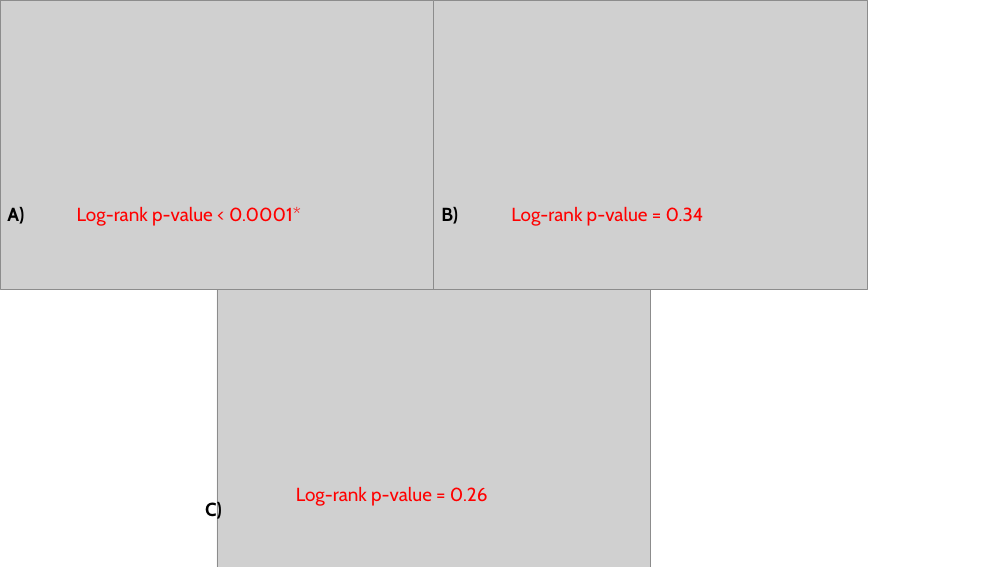
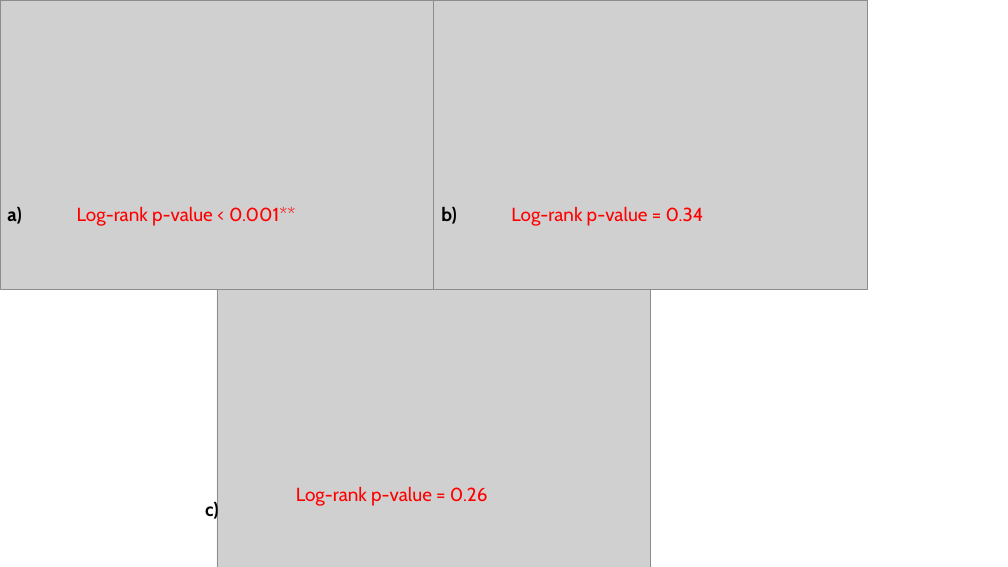
Before and after one commit to vahluw/NSCLC_PDL1_Immunotherapy, a slide deck: slide 3 of kaplan_figures.pptx. Drawn at 1008x567 pixels with LibreOffice and Linux fonts; fonts in the diff are those of the drawing; grey boxes stand for pictures. Boxes give left, top, right and bottom in pixels: in the first picture for what was removed or moved away, otherwise in the second. Text is boxed around its words. In the diff, an @@ line names an element or a change of style, - is before the commit and + after.

```diff
--- a/kaplan_figures.pptx
+++ b/kaplan_figures.pptx
@@ text at (7,207,21,224): text changed @@
-A)
+a)
@@ text at (77,207,295,226): text changed @@
-Log-rank p-value < 0.0001*
+Log-rank p-value < 0.001**
@@ text at (441,207,456,224): text changed @@
-B)
+b)
@@ text at (205,500,219,521): text changed @@
-C)
+c)
```
Also in this commit, not shown: 3 other slides changed, 2 slides added, 33 other files.
